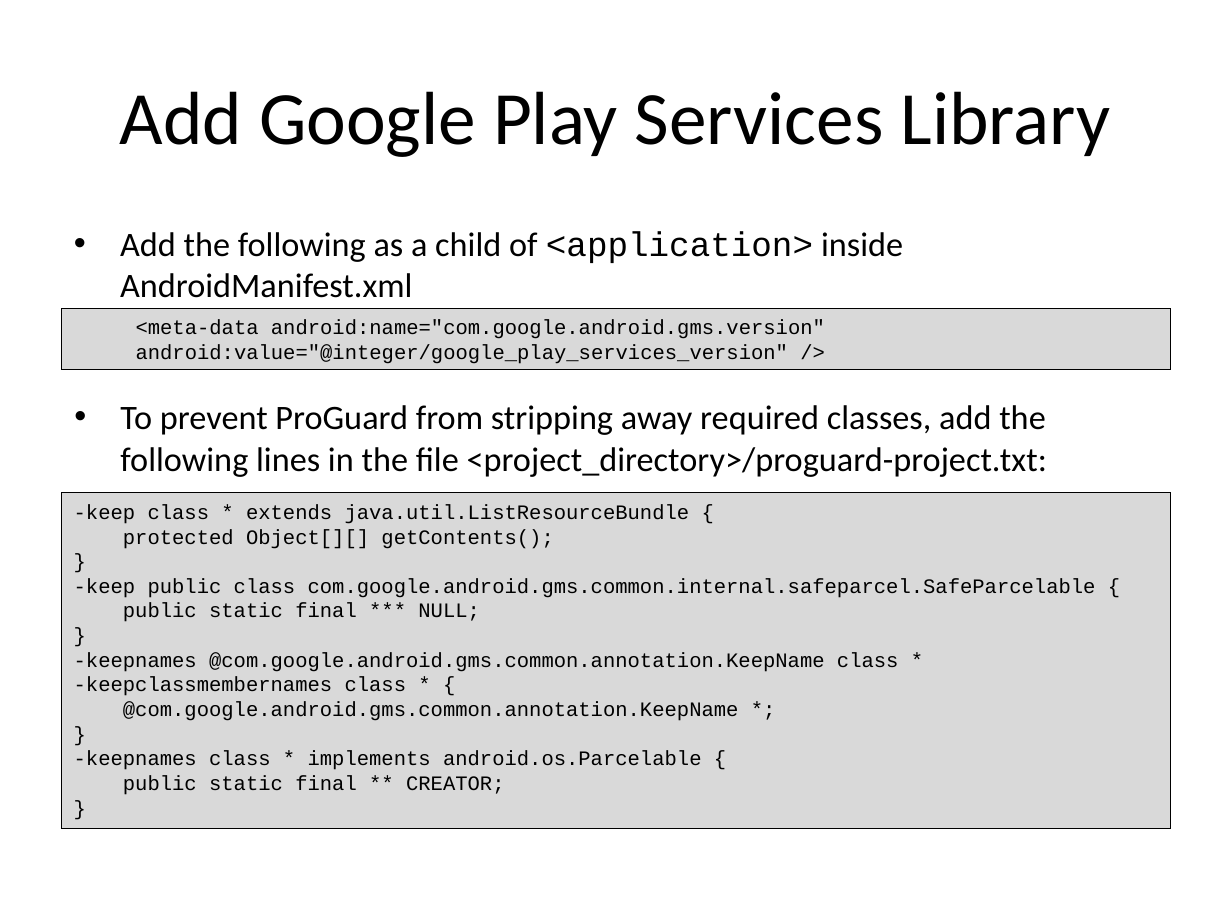
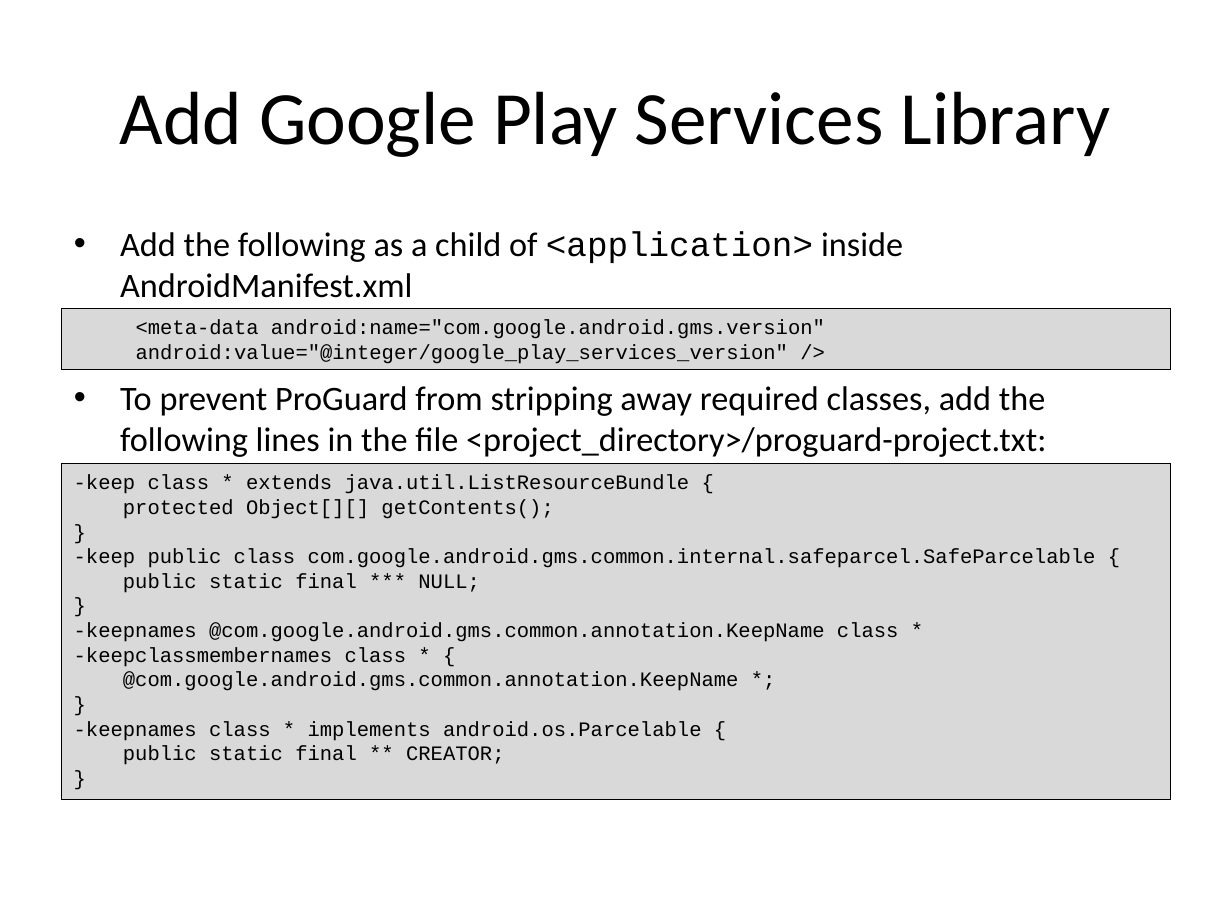
Before and after one commit to LeadingEDJE/MobilePushNotification, a slide deck: slide 12 of Implementing Push Notification in Android.pptx (slide 11 before the commit). Drawn at 1232x924 pixels with LibreOffice and Linux fonts; fonts in the diff are those of the drawing; background and template pictures are left out. Boxes give left, top, right and bottom in pixels: in the first picture for what was removed or moved away, otherwise in the second. Text is boxed around its words. In the diff, an @@ line names an element or a change of style, - is before the commit and + after.

```diff
--- a/Implementing Push Notification in Android.pptx
+++ b/Implementing Push Notification in Android.pptx
@@ text "To prevent ProGuard from stripping ...": place and size @@
-text "To prevent ProGuard from stripping ..." at [120,405,1047,477]
+text "To prevent ProGuard from stripping ..." at [120,386,1046,457]
@@ rectangle "-keep class * extends java.util.ListResourceBundle ...": place and size @@
-rectangle "-keep class * extends java.util.ListResourceBundle ..." at [62,493,1170,829]
+rectangle "-keep class * extends java.util.ListResourceBundle ..." at [62,463,1170,800]
```
Also in this commit, not shown: 2 other slides changed, 2 slides added.
